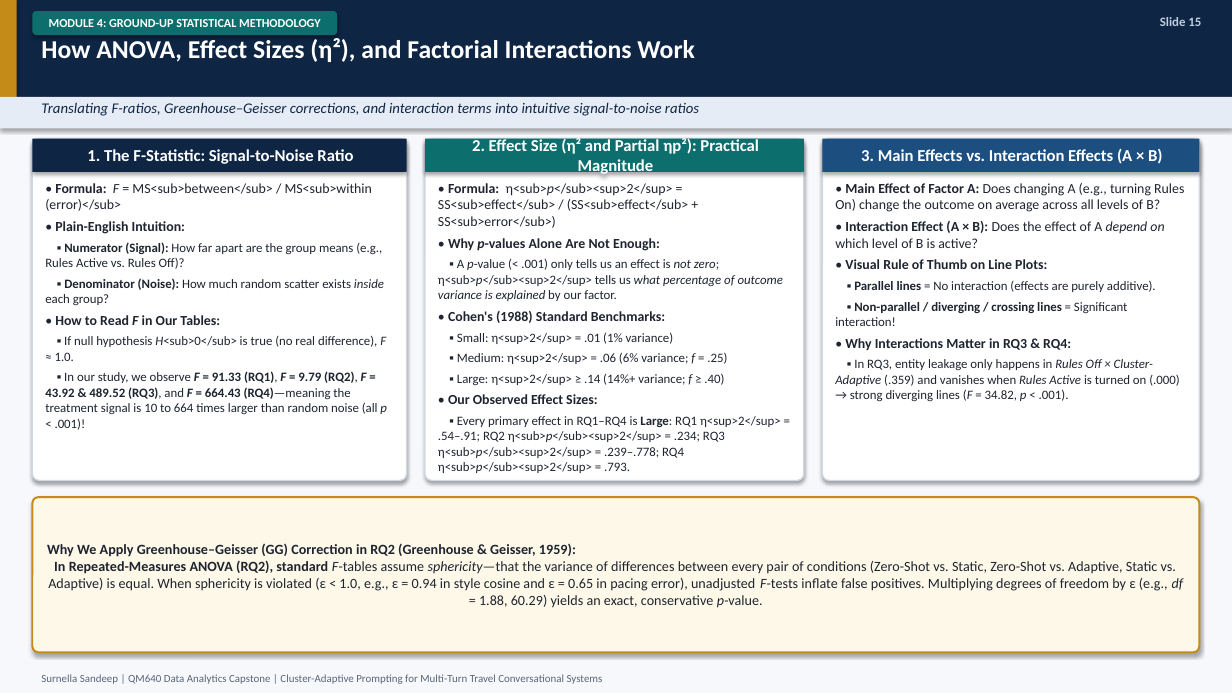
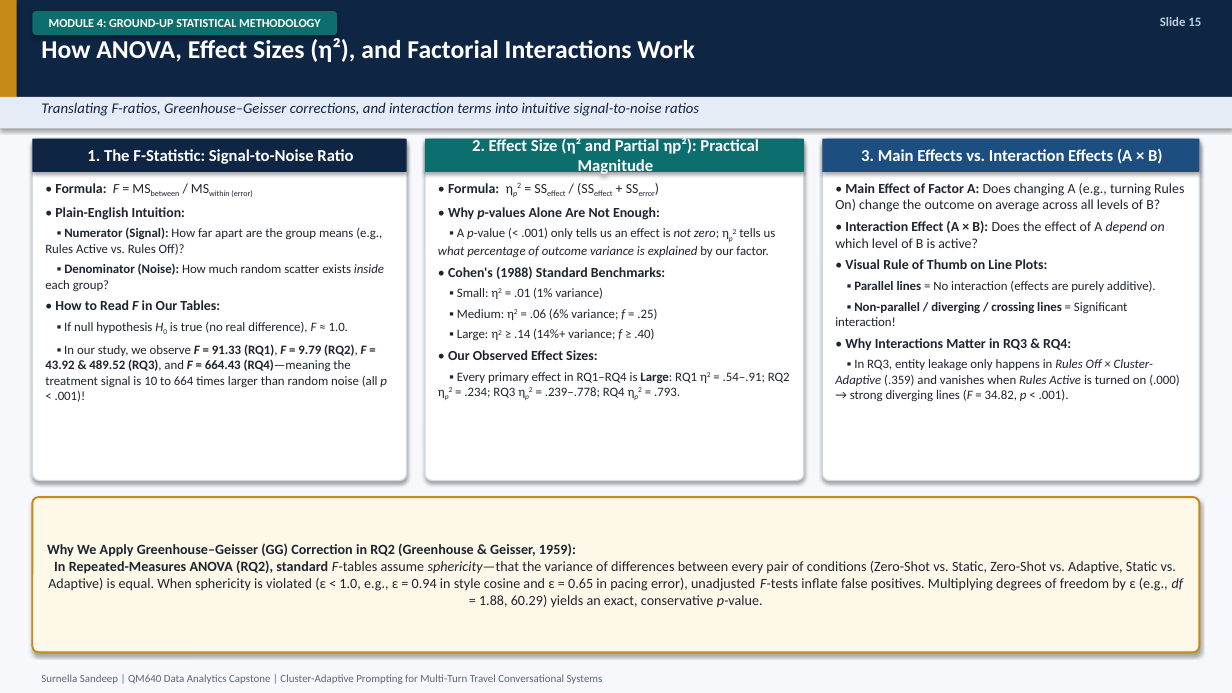
Before and after one commit to surnella/QM640-Dialogue-Clustering-Capstone, a slide deck: slide 15 of final/QM_640_Defense_Presentation_Sandeep_Surnella.pptx. Drawn at 1232x693 pixels with LibreOffice and Linux fonts; fonts in the diff are those of the drawing. Boxes give left, top, right and bottom in pixels: in the first picture for what was removed or moved away, otherwise in the second. Text is boxed around its words. In the diff, an @@ line names an element or a change of style, - is before the commit and + after.

```diff
--- a/final/QM_640_Defense_Presentation_Sandeep_Surnella.pptx
+++ b/final/QM_640_Defense_Presentation_Sandeep_Surnella.pptx
@@ text at (x1=55, y1=183, x2=252, y2=197): text changed @@
-• Formula: F = MS<sub>between</sub> / MS<sub>within (error)</sub>
+• Formula: F = MSbetween / MSwithin (error)
@@ text at (x1=448, y1=183, x2=499, y2=193): text changed @@
-• Formula: η<sub>p</sub><sup>2</sup> = SS<sub>effect</sub> / (SS<sub>effect</sub> + SS<sub>error</sub>)
+• Formula: ηp2 = SSeffect / (SSeffect + SSerror)
@@ text at (x1=438, y1=228, x2=776, y2=257): text changed @@
-▪ A p-value (< .001) only tells us an effect is not zero; η<sub>p</sub><sup>2</sup> tells us what percentage of outcome variance is explained by our factor.
+▪ A p-value (< .001) only tells us an effect is not zero; ηp2 tells us what percentage of outcome variance is explained by our factor.
@@ text at (x1=457, y1=288, x2=657, y2=340): text changed @@
-▪ Small: η<sup>2</sup> = .01 (1% variance)
-▪ Medium: η<sup>2</sup> = .06 (6% variance; f = .25)
-▪ Large: η<sup>2</sup> ≥ .14 (14%+ variance; f ≥ .40)
+▪ Small: η2 = .01 (1% variance)
+▪ Medium: η2 = .06 (6% variance; f = .25)
+▪ Large: η2 ≥ .14 (14%+ variance; f ≥ .40)
@@ text at (x1=64, y1=322, x2=348, y2=333): text changed @@
-▪ If null hypothesis H<sub>0</sub> is true (no real difference), F ≈ 1.0.
+▪ If null hypothesis H0 is true (no real difference), F ≈ 1.0.
@@ text at (x1=457, y1=372, x2=790, y2=398): text changed @@
-▪ Every primary effect in RQ1–RQ4 is Large: RQ1 η<sup>2</sup> = .54–.91; RQ2 η<sub>p</sub><sup>2</sup> = .234; RQ3 η<sub>p</sub><sup>2</sup> = .239–.778; RQ4 η<sub>p</sub><sup>2</sup> = .793.
+▪ Every primary effect in RQ1–RQ4 is Large: RQ1 η2 = .54–.91; RQ2 ηp2 = .234; RQ3 ηp2 = .239–.778; RQ4 ηp2 = .793.
```
Also in this commit, not shown: 21 other slides changed, 4 slides added, 16 other files.
